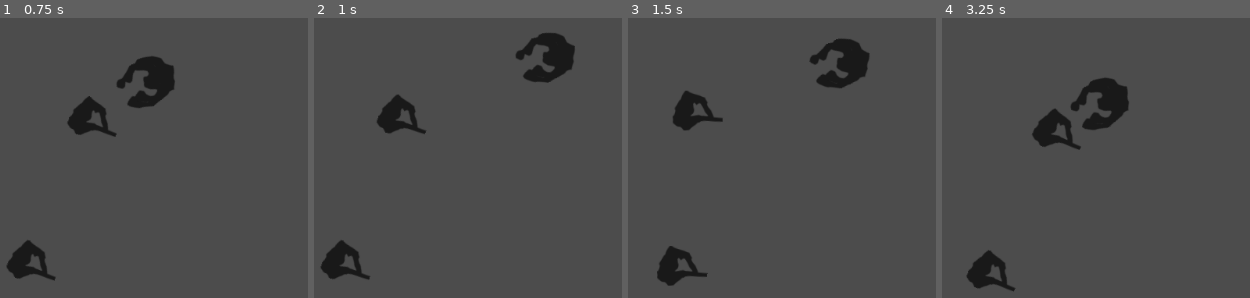
Above: before the commit, frames 1-4 (left to right).
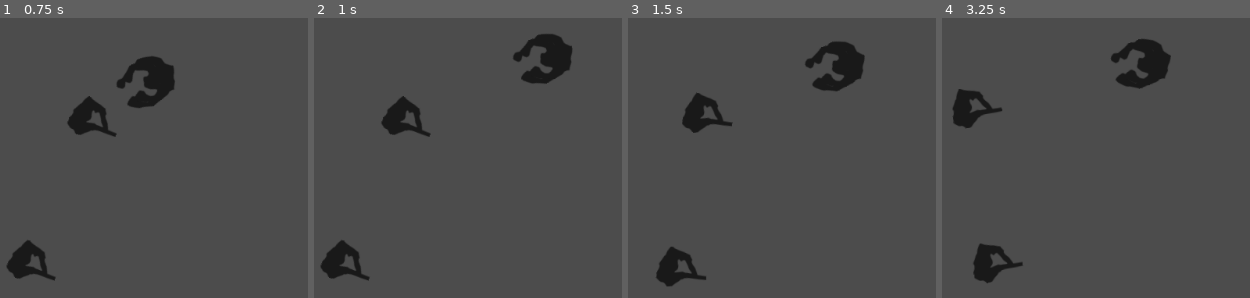
Above: after the commit, the same moments.

Repository: WisartArfun/GameJamSoi2019-16-02
Game: Godot game, scene res://Root.tscn
Two runs of this game, one before a commit and one after it. Both use one fixed random seed, a clock stepped at 60 frames per second and the inputs below.
Inputs:
- Up to frame 1 (0.75 s): hold W (p1_fw) from 0.53 s (still down)
- Up to frame 2 (1 s): keep holding W (p1_fw)
- Up to frame 3 (1.5 s): release W (p1_fw) at 1.28 s; tap I (p2_fw) at 1.35 s
- Up to frame 4 (3.25 s): hold W (p1_fw) 2.03-2.78 s; tap I (p2_fw) at 2.85 s

Frame 1 is identical in both runs. In frame 2, 1.1% of the frame differs, in the area x 16-85%, y 5-94%; in frame 3, 2.2%; in frame 4, 7.1%, in the area x 3-75%, y 7-98%.

Commit message:
player collision

Diff:
--- a/Root.tscn
+++ b/Root.tscn
@@ -4,7 +4,7 @@
 [ext_resource path="res://Graphics/zombie.png" type="Texture" id=2]
 [ext_resource path="res://Scripts/Player.tscn" type="PackedScene" id=3]
 
-[node name="Root" type="Node" index="0"]
+[node name="Root" type="Node"]
 
 [node name="Zombie" parent="." index="0" instance=ExtResource( 1 )]
 
--- a/Scripts/Player.tscn
+++ b/Scripts/Player.tscn
@@ -6,7 +6,7 @@
 [sub_resource type="CircleShape2D" id=1]
 
 custom_solver_bias = 0.0
-radius = 18.8319
+radius = 20.0
 
 [sub_resource type="CircleShape2D" id=2]
 
@@ -17,7 +17,7 @@
 
 custom_solver_bias = 0.0
 normal = Vector2( 0, -1 )
-d = 6.45403
+d = 0.0
 
 [node name="Player" type="KinematicBody2D" index="0"]
 
@@ -53,7 +53,7 @@
 
 [node name="CollisionShape2D" type="CollisionShape2D" parent="." index="4"]
 
-position = Vector2( -16.4871, 104.176 )
+position = Vector2( 0, 100 )
 rotation = 1.5708
 scale = Vector2( 0.996924, 0.498967 )
 shape = SubResource( 3 )
